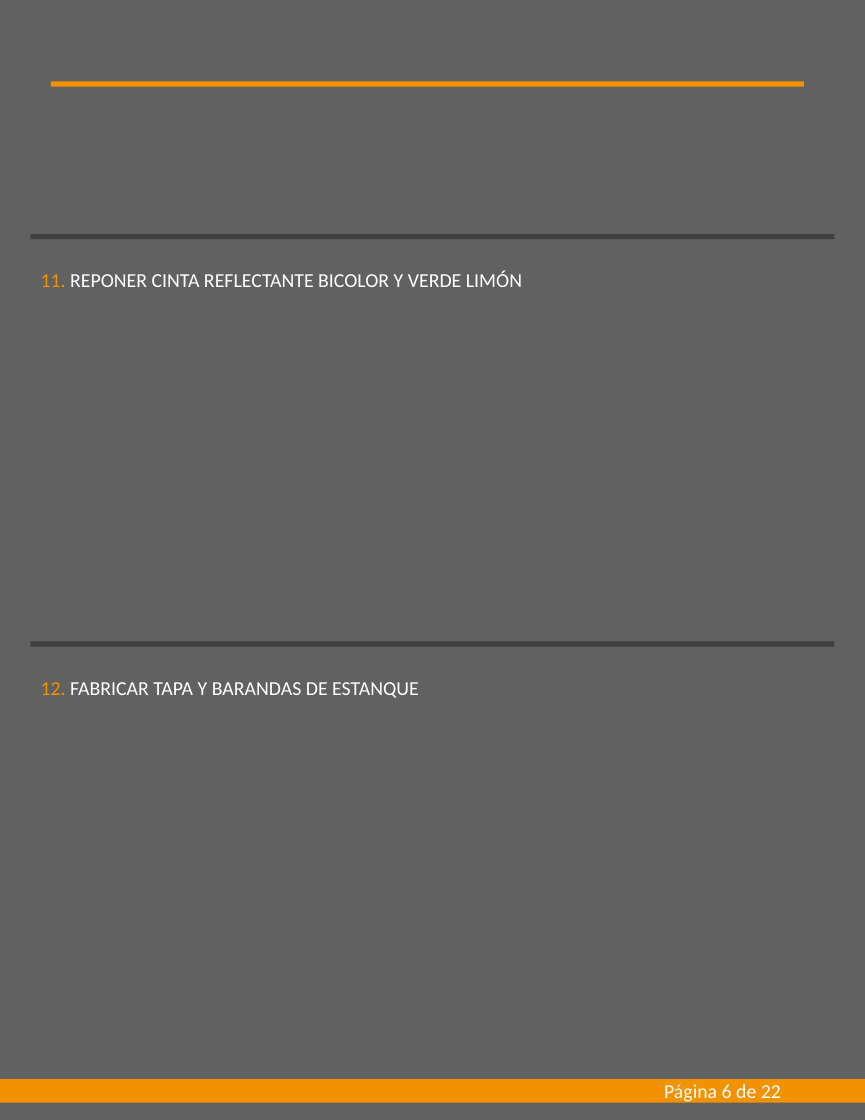
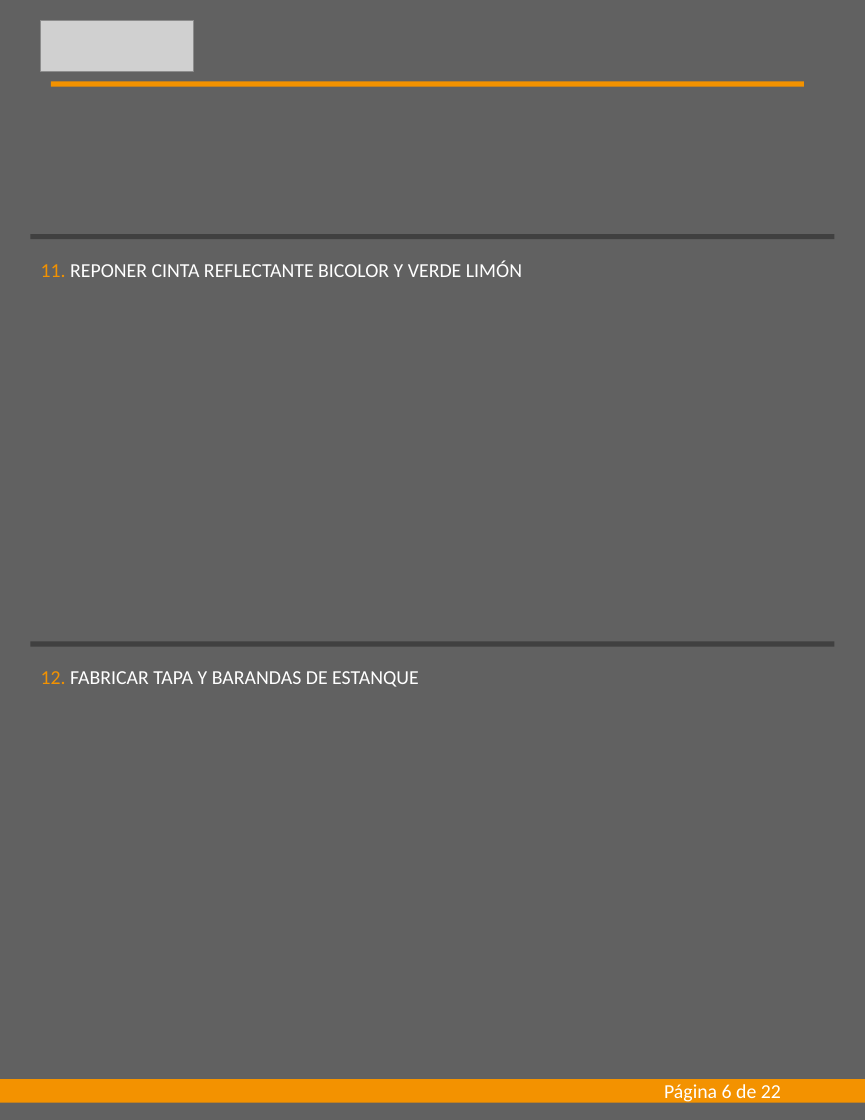
Before and after one commit to AlexanderMaverick/automated-report-excel-to-ppt, a slide deck: slide 6 of assets/archivo.pptx. Drawn at 865x1120 pixels with LibreOffice and Linux fonts; fonts in the diff are those of the drawing; grey boxes stand for pictures. Boxes give left, top, right and bottom in pixels: in the first picture for what was removed or moved away, otherwise in the second. Text is boxed around its words. In the diff, an @@ line names an element or a change of style, - is before the commit and + after.

```diff
--- a/assets/archivo.pptx
+++ b/assets/archivo.pptx
@@ picture added at (41, 20, 193, 71) @@
@@ text "11. REPONER CINTA REFLECTANTE BICOLOR ...": place and size @@
-text "11. REPONER CINTA REFLECTANTE BICOLOR ..." at (41, 271, 522, 287)
+text "11. REPONER CINTA REFLECTANTE BICOLOR ..." at (41, 261, 522, 277)
@@ text "12. FABRICAR TAPA Y BARANDAS ...": place and size @@
-text "12. FABRICAR TAPA Y BARANDAS ..." at (41, 682, 419, 698)
+text "12. FABRICAR TAPA Y BARANDAS ..." at (41, 671, 419, 687)
```
Also in this commit, not shown: 21 other slides changed, 2 other files.
